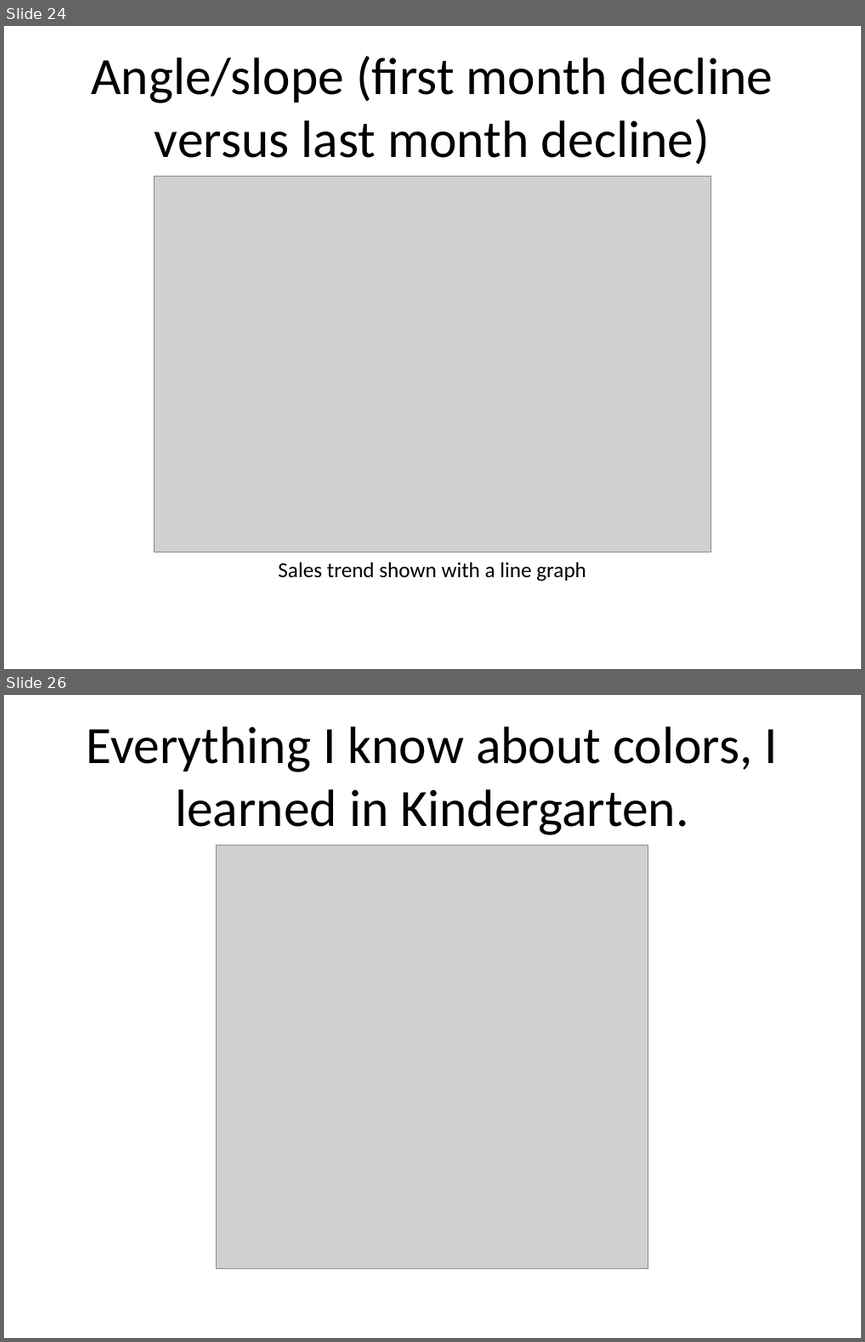
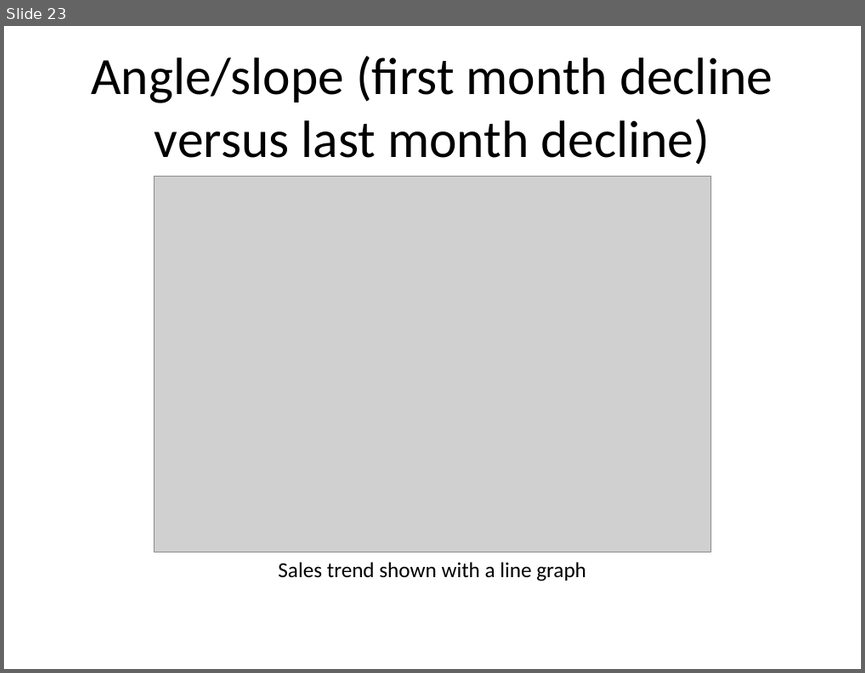
Before and after one commit to pmean/data-visualization, a slide deck: data-viz-02/src/data-visualization-02-bars.pptx. Shown one above the other, each under a label of ours: slides 24 and 26 before the commit, slide 23 after it; the slides between them are not shown. The pictures are 865x1342 and 865x673 pixels, drawn with LibreOffice and Linux fonts; fonts in the diff are those of the drawing; grey boxes stand for pictures. Boxes give left, top, right and bottom in pixels: in the first picture for what was removed or moved away, otherwise in the second. Text is boxed around its words. In the diff, an @@ line names an element or a change of style, - is before the commit and + after.

```diff
--- a/data-viz-02/src/data-visualization-02-bars.pptx
+++ b/data-viz-02/src/data-visualization-02-bars.pptx
@@ slide 26 removed at (4,695,861,1338), background #FFFFFF @@
@@ title removed at (86,726,778,835) @@
-Everything I know about colors, I learned in Kindergarten.
@@ picture removed at (216,845,647,1268) @@
@@ what was slide 24 is now slide 23 @@
```
Also in this commit, not shown: 16 slides changed, 5 slides added, 20 other slides removed, 47 other files.
